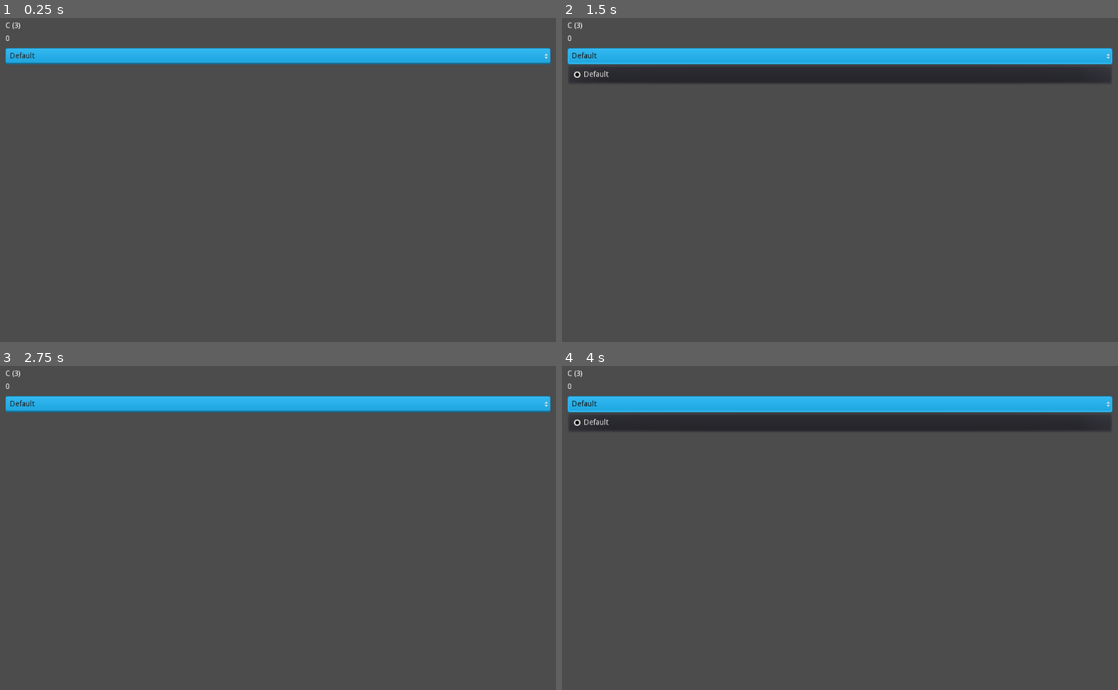
Above: before the commit, frames 1-4 (two rows, left to right).
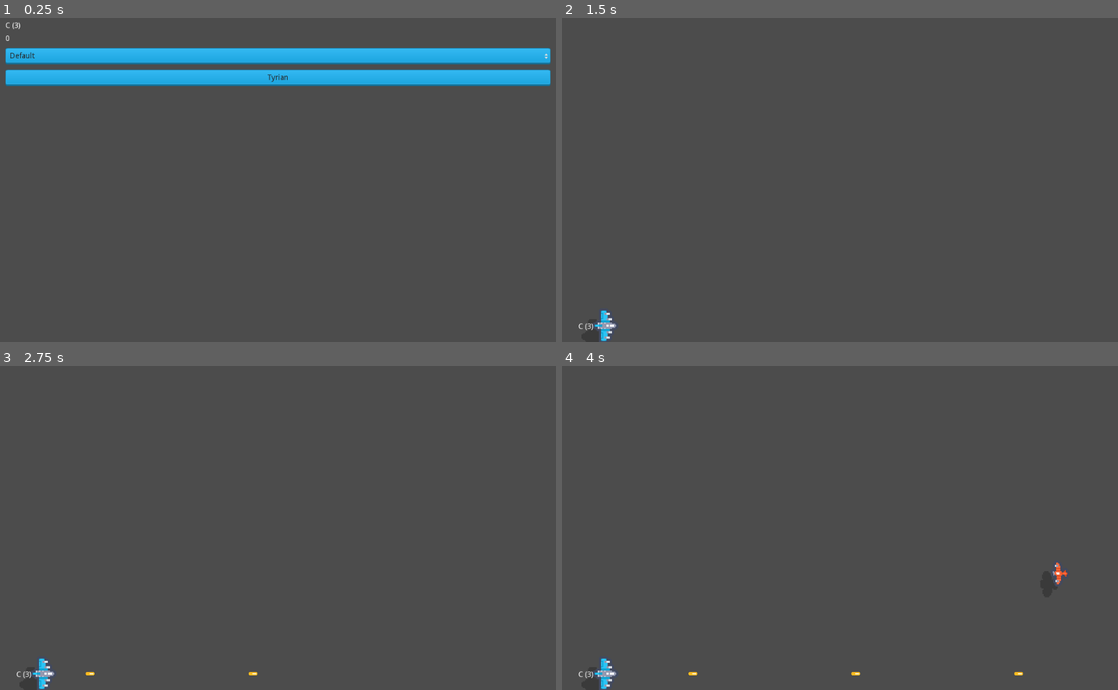
Above: after the commit, the same moments.

Repository: VojtaStruhar/recorder-madness
Game: Godot game, scene res://MainMenu.tscn
Same seed, same stepped clock (60 frames per second), same inputs: the game is played once before the commit and once after it.
Inputs (mouse positions are in pixels of both pictures, inside the frame that each line leads up to):
- Up to frame 1 (0.25 s): no input
- Up to frame 2 (1.5 s): click (840, 76) at 0.5 s, where only the run after the commit has a clickable "Tyrian"; click (840, 56) at 1.25 s, where only the run before the commit has a clickable "Default"
- Up to frame 3 (2.75 s): click (278, 404) at 2 s, where only the run before the commit has a clickable "Default"
- Up to frame 4 (4 s): click (840, 404) at 2.75 s, where only the run before the commit has a clickable "Default"

The runs differ from the first frame. In frame 1, 5.0% of the frame differs, in the area x 1-99%, y 15-22%; in frame 2, 10%; in frame 3, 5.3%; in frame 4, 10%, in the area x 1-99%, y 1-100%.

Commit message:
Added dedicated screen transition button.

Diff:
--- a/MainMenu.tscn
+++ b/MainMenu.tscn
@@ -1,9 +1,10 @@
-[gd_scene load_steps=5 format=2]
+[gd_scene load_steps=6 format=2]
 
 [ext_resource path="res://MainMenu.gd" type="Script" id=1]
 [ext_resource path="res://UIElements/DeviceSelection.tscn" type="PackedScene" id=2]
 [ext_resource path="res://SoundMagic/MicrophoneInput.tscn" type="PackedScene" id=3]
 [ext_resource path="res://UIElements/app_theme.tres" type="Theme" id=4]
+[ext_resource path="res://UIElements/ScreenTransitionButton.tscn" type="PackedScene" id=5]
 
 [node name="MainMenu" type="Control"]
 anchor_right = 1.0
@@ -41,3 +42,9 @@
 margin_top = 48.0
 margin_right = 1004.0
 margin_bottom = 78.0
+
+[node name="ScreenTransitionButton" parent="MarginContainer/VBoxContainer" instance=ExtResource( 5 )]
+margin_top = 88.0
+margin_bottom = 118.0
+text = "Tyrian"
+destination = 1
--- /dev/null
+++ b/UIElements/ScreenTransitionButton.tscn
@@ -0,0 +1,19 @@
+[gd_scene load_steps=2 format=2]
+
+[sub_resource type="GDScript" id=1]
+script/source = "extends Button
+
+export(SceneManager.Screen) var destination
+
+func _on_ScreenTransitionButton_pressed():
+	SceneManager.change_scene(destination)
+"
+
+[node name="ScreenTransitionButton" type="Button"]
+margin_top = 128.0
+margin_right = 1004.0
+margin_bottom = 158.0
+text = "Screen Transition"
+script = SubResource( 1 )
+
+[connection signal="pressed" from="." to="." method="_on_ScreenTransitionButton_pressed"]
